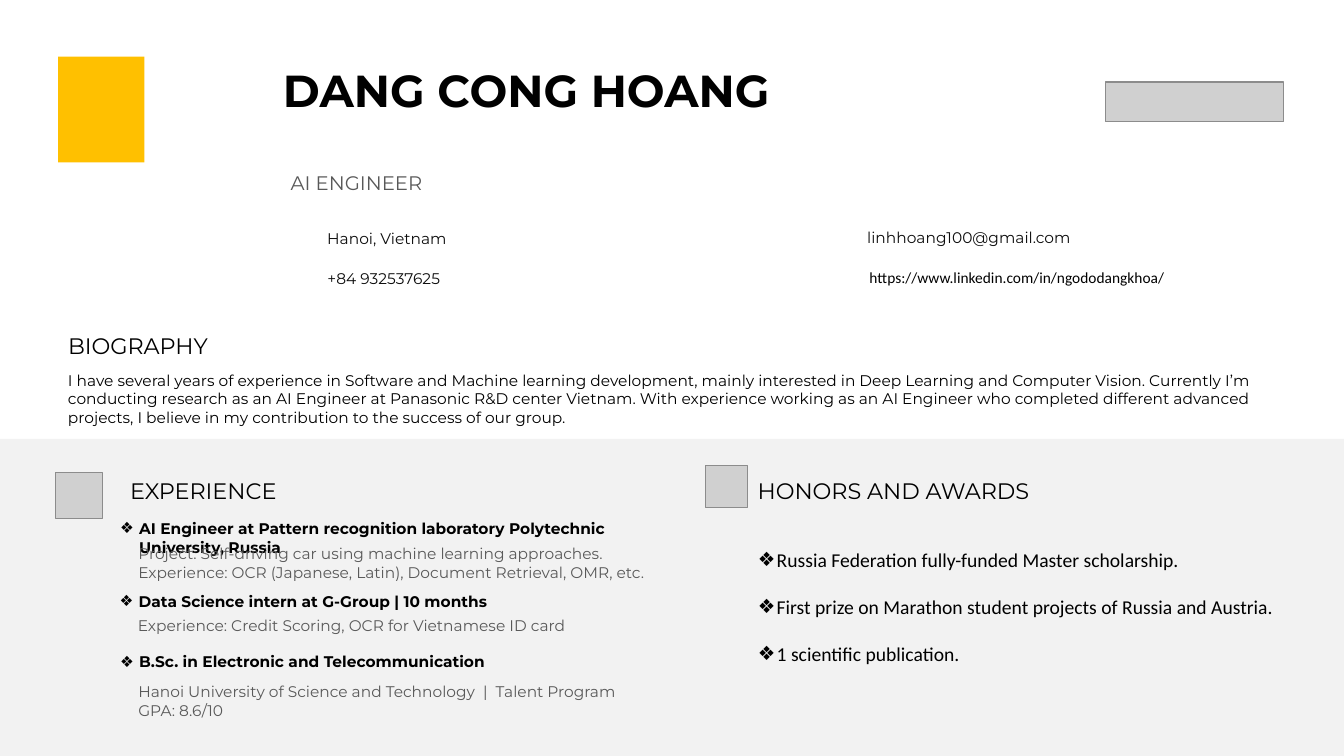
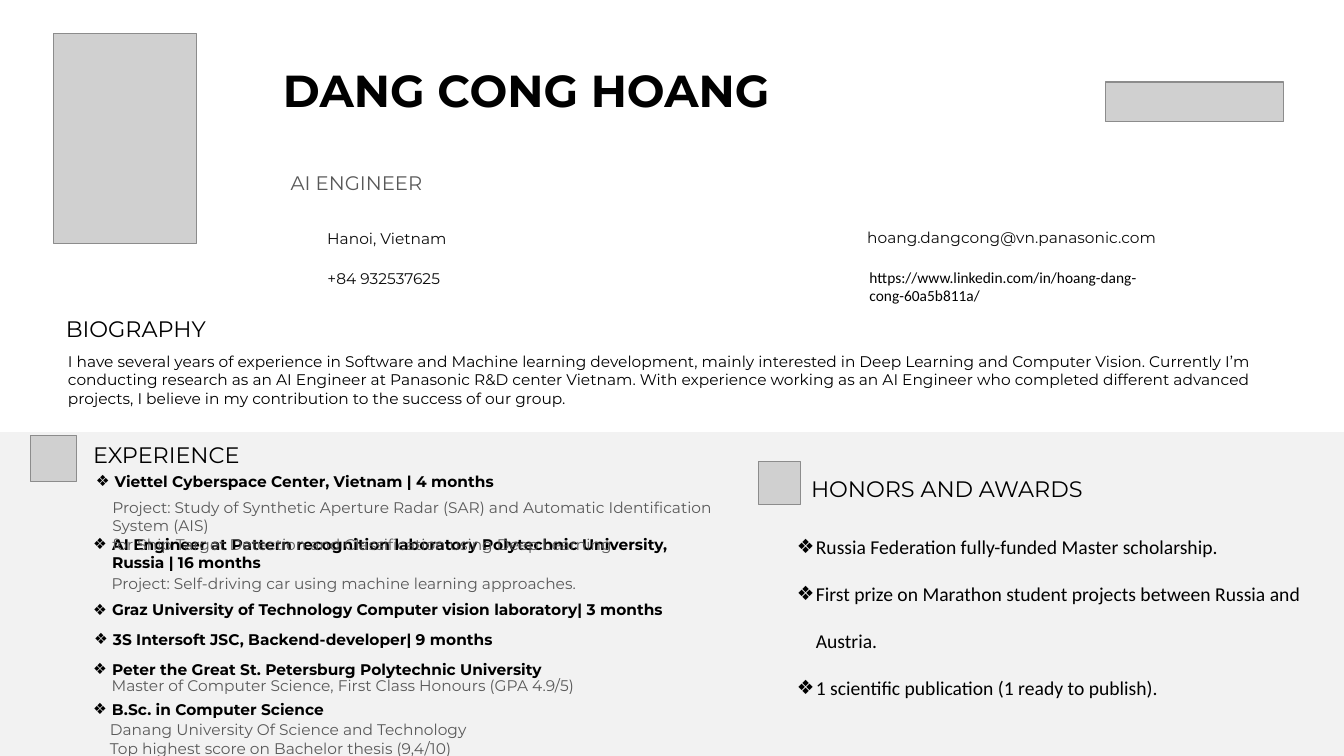
Before and after one commit to Sundragon1993/deep_ul_berkeley_cs294, a slide deck: slide 1 of Introduction_HOANG.pptx. Drawn at 1344x756 pixels with LibreOffice and Linux fonts; fonts in the diff are those of the drawing; grey boxes stand for pictures; background and template pictures are left out. Boxes give left, top, right and bottom in pixels: in the first picture for what was removed or moved away, otherwise in the second. Text is boxed around its words. In the diff, an @@ line names an element or a change of style, - is before the commit and + after.

```diff
--- a/Introduction_HOANG.pptx
+++ b/Introduction_HOANG.pptx
@@ picture added at box(53, 33, 197, 244) @@
@@ rectangle removed at box(58, 56, 145, 162) @@
@@ text at box(867, 231, 1156, 246): text changed @@
-linhhoang100@gmail.com
+hoang.dangcong@vn.panasonic.com
@@ text at box(869, 272, 1136, 304): text changed @@
-https://www.linkedin.com/in/ngododangkhoa/
+https://www.linkedin.com/in/hoang-dang-cong-60a5b811a/
@@ text "BIOGRAPHY": place and size @@
-text "BIOGRAPHY" at box(68, 338, 208, 354)
+text "BIOGRAPHY" at box(66, 321, 206, 337)
@@ text "I have several years of ...": place and size @@
-text "I have several years of ..." at box(68, 374, 1249, 426)
+text "I have several years of ..." at box(68, 355, 1249, 407)
@@ rectangle: place and size @@
-rectangle at box(0, 439, 1344, 756)
+rectangle at box(0, 433, 1344, 756)
@@ picture: place and size @@
-picture at box(56, 473, 103, 519)
+picture at box(30, 436, 77, 482)
@@ text "EXPERIENCE": place and size @@
-text "EXPERIENCE" at box(130, 483, 277, 499)
+text "EXPERIENCE" at box(93, 447, 240, 463)
@@ text added at box(115, 475, 494, 490), 11 pt, text #000000, bold @@
+❖ Viettel Cyberspace Center, Vietnam | 4 months
@@ picture: place and size @@
-picture at box(706, 466, 748, 508)
+picture at box(758, 462, 801, 504)
@@ text "HONORS AND AWARDS": place and size @@
-text "HONORS AND AWARDS" at box(758, 483, 1030, 499)
+text "HONORS AND AWARDS" at box(811, 481, 1083, 497)
@@ text added at box(112, 501, 712, 553), 11 pt, text #595959 @@
+Project: Study of Synthetic Aperture Radar (SAR) and Automatic Identification System (AIS)
+for Ship Target Detection and Classification using Deep Learning
@@ text "Russia Federation fully-funded Master scholarship.": place and size @@
-text "Russia Federation fully-funded Master scholarship." at box(777, 553, 1272, 664)
+text "Russia Federation fully-funded Master scholarship." at box(816, 540, 1300, 698)
@@ text at box(112, 538, 667, 568): text changed @@
-❖ AI Engineer at Pattern recognition laboratory Polytechnic University, Russia
+❖ AI Engineer at Pattern recognition laboratory Polytechnic University, Russia | 16 months
@@ text at box(138, 566, 645, 581): paragraph removed @@
-Experience: OCR (Japanese, Latin), Document Retrieval, OMR, etc.
@@ text "Project: Self-driving car using machine ...": place and size @@
-text "Project: Self-driving car using machine ..." at box(138, 547, 645, 581)
+text "Project: Self-driving car using machine ..." at box(112, 577, 576, 592)
@@ text at box(816, 587, 1300, 698): text changed @@
-❖ First prize on Marathon student projects of Russia and Austria.
-❖ 1 scientific publication.
+❖ First prize on Marathon student projects between Russia and Austria.
+❖ 1 scientific publication (1 ready to publish).
@@ text added at box(112, 603, 663, 618), 11 pt, text #000000, bold @@
+❖ Graz University of Technology Computer vision laboratory| 3 months
@@ text added at box(113, 633, 493, 648), 11 pt, text #000000, bold @@
+❖ 3S Intersoft JSC, Backend-developer| 9 months
@@ text at box(112, 676, 574, 694): text changed @@
-Experience: Credit Scoring, OCR for Vietnamese ID card
+Master of Computer Science, First Class Honours (GPA 4.9/5)
@@ text at box(112, 663, 541, 678): text changed @@
-❖ Data Science intern at G-Group | 10 months
+❖ Peter the Great St. Petersburg Polytechnic University
@@ text at box(112, 703, 324, 718): text changed @@
-❖ B.Sc. in Electronic and Telecommunication
+❖ B.Sc. in Computer Science
@@ text at box(110, 723, 466, 756): text changed @@
-Hanoi University of Science and Technology | Talent Program
-GPA: 8.6/10
+Danang University Of Science and Technology
+Top highest score on Bachelor thesis (9,4/10)
```
Also in this commit, not shown: 1 other slide changed.
